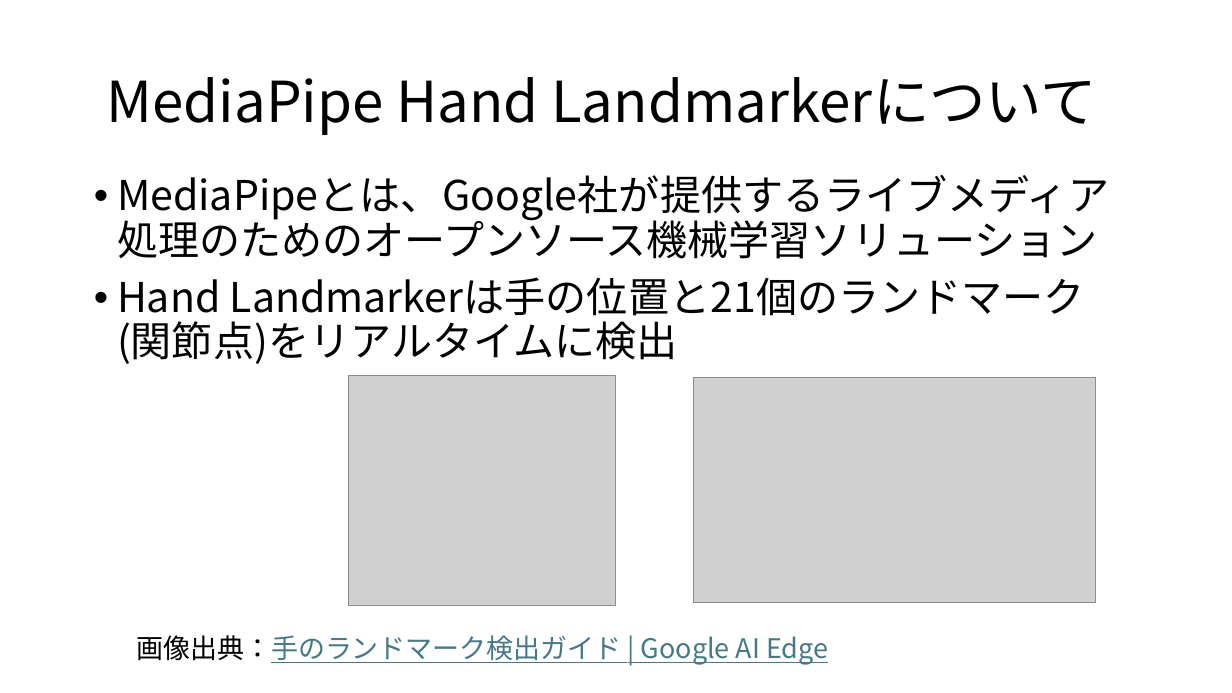
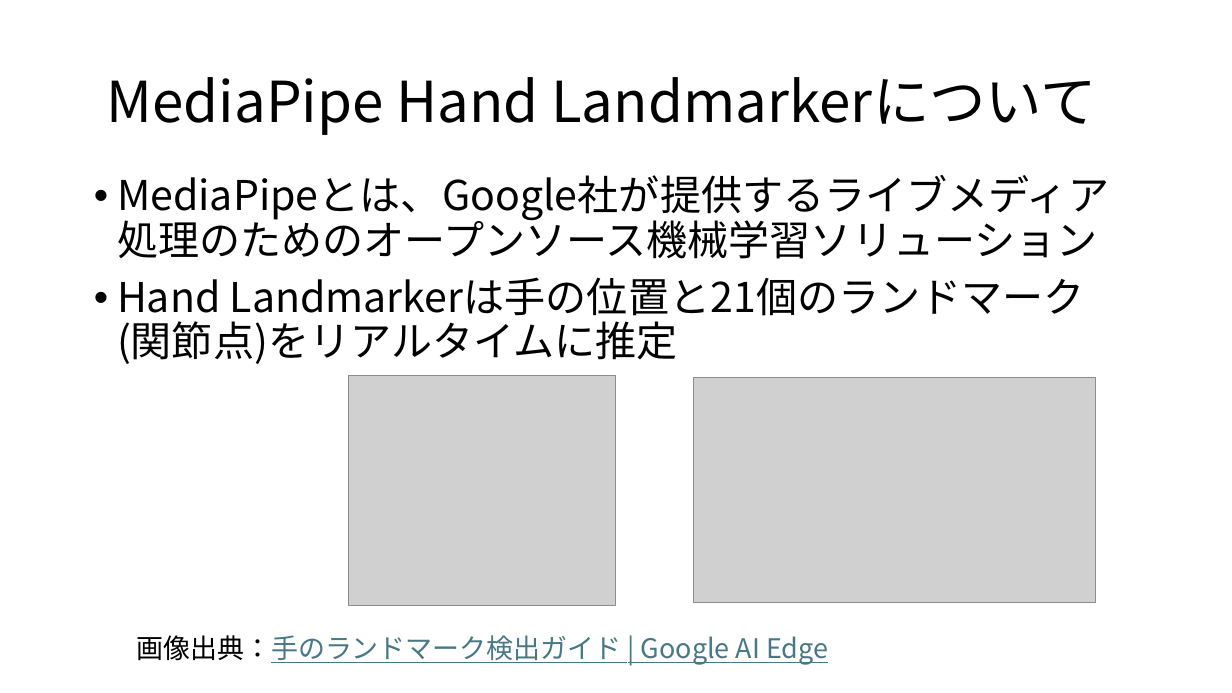
Before and after one commit to hagi711/Graduation-Research, a slide deck: slide 3 of 中間発表.pptx. Drawn at 1232x693 pixels with LibreOffice and Linux fonts; fonts in the diff are those of the drawing; grey boxes stand for pictures. Boxes give left, top, right and bottom in pixels: in the first picture for what was removed or moved away, otherwise in the second. Text is boxed around its words. In the diff, an @@ line names an element or a change of style, - is before the commit and + after.

```diff
--- a/中間発表.pptx
+++ b/中間発表.pptx
@@ text at box(117, 277, 1085, 364): text changed @@
-• Hand Landmarkerは手の位置と21個のランドマーク(関節点)をリアルタイムに検出
+• Hand Landmarkerは手の位置と21個のランドマーク(関節点)をリアルタイムに推定
```
Also in this commit, not shown: 4 other slides changed.
